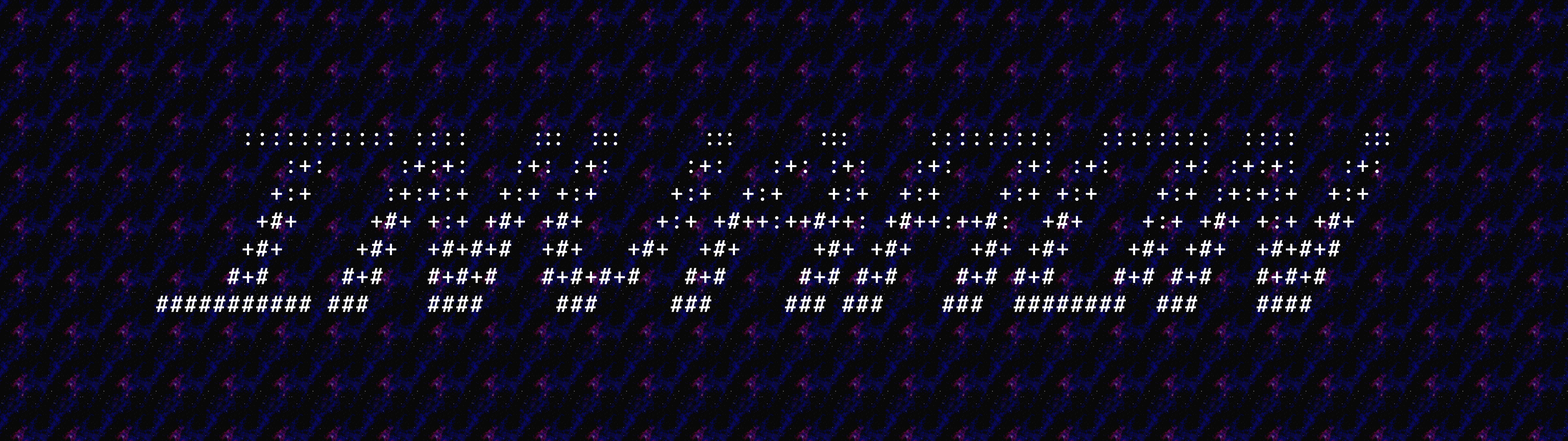
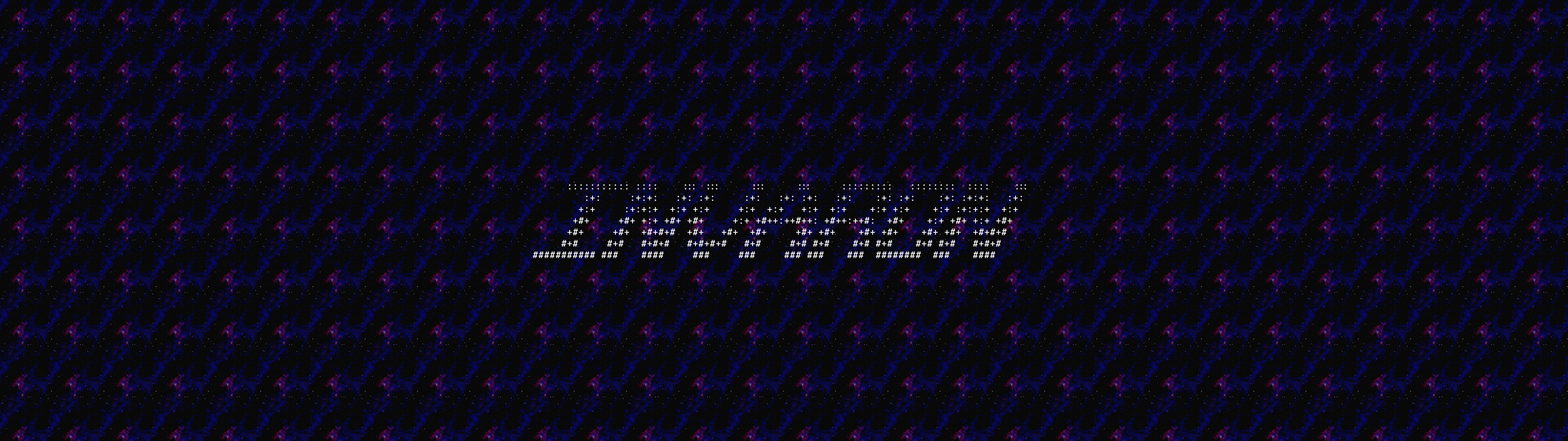
Before/after of a w=1568, h=441 layered artwork. What changed in the layer stack:
painted on "::::::::::: :::: ::: ..." over [155, 132, 1390, 312]